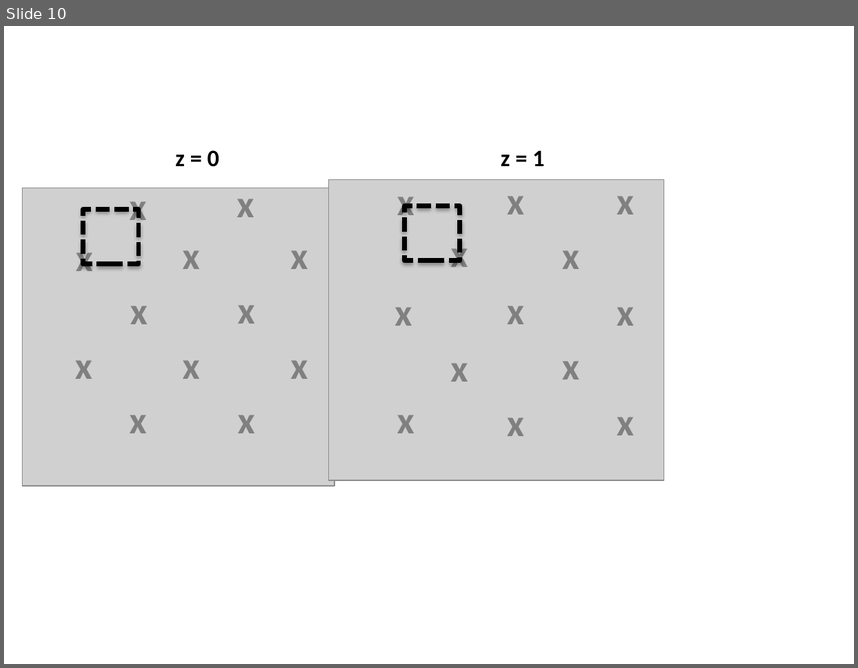
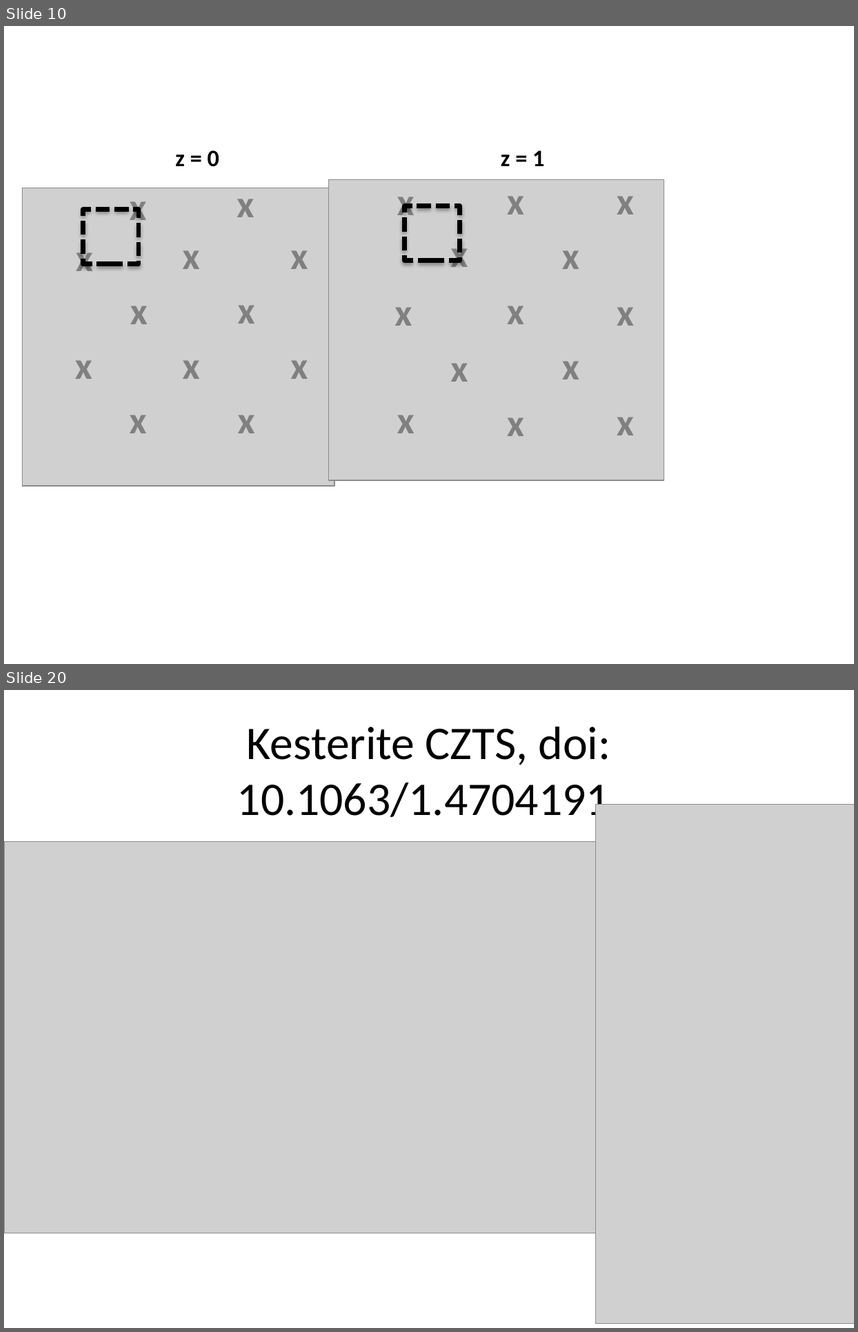
Before and after one commit to skw32/transfer_report, a slide deck: figures.pptx. Shown one above the other, each under a label of ours: slide 10 before the commit, slides 10 and 20 after it; the slides between them are not shown. The pictures are 858x668 and 858x1332 pixels, drawn with LibreOffice and Linux fonts; fonts in the diff are those of the drawing; grey boxes stand for pictures. Boxes give left, top, right and bottom in pixels: in the first picture for what was removed or moved away, otherwise in the second. Text is boxed around its words. In the diff, an @@ line names an element or a change of style, - is before the commit and + after.

Commit message:
Some more work on vibrational properties section, specifically added CZTS phonon dispersion curves

```diff
--- a/figures.pptx
+++ b/figures.pptx
@@ slide 20 added at <box>4,690,854,1328</box>, background #FFFFFF @@
@@ title added at <box>237,727,611,827</box>, 39.6 pt, text #000000 @@
+Kesterite CZTS, doi: 10.1063/1.4704191
@@ picture added at <box>595,804,854,1323</box> @@
@@ picture added at <box>4,841,608,1232</box> @@
```
Also in this commit, not shown: 3 slides changed, 6 other slides added, 7 other files.
